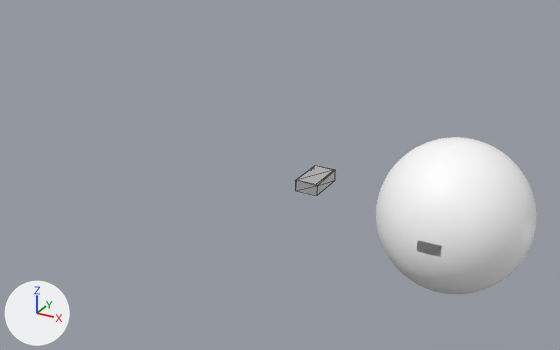
The glTF model sphere-with-door-hole.glb as it was, and as the next commit left it.
One viewpoint serves both versions: a 50 mm camera at (39.6, -150.4, 75.7) aimed at (-43.3, 0.3, 0.3). The axes (+X, +Y, +Z) are drawn at lower left. The lights are the same throughout. Mesh edges are drawn as thin lines on the coarser meshes. Where no turn or scale is listed for an object, it has been applied to the vertices. Vertices at the same position are counted once.

The first picture shows 'Handle.001', 'Sphere'.
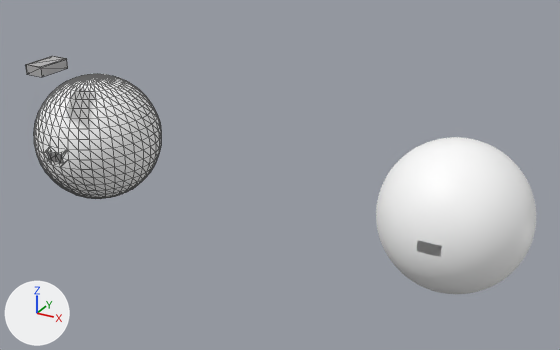
The newer file is also turned or shifted as a whole; pictures and numbers use the older file's frame.

Scene script edits in JSON lines:
```json
{"op": "add", "block": "mat_defaultmaterial_001", "code": ["mat_defaultmaterial_001 = bpy.data.materials.new('DefaultMaterial.001')", "mat_defaultmaterial_001.use_nodes = True; mat_defaultmaterial_001.node_tree.nodes.clear()", "_N = mat_defaultmaterial_001.node_tree.nodes; _L = mat_defaultmaterial_001.node_tree.links", "n0 = _N.new('ShaderNodeOutputMaterial'); n0.name = 'Material Output'", "n1 = _N.new('ShaderNodeBsdfPrincipled'); n1.name = 'Principled BSDF'", "n2 = _N.new('ShaderNodeVertexColor'); n2.name = 'Color Attribute'", "_L.new(n1.outputs[0], n0.inputs[0])  # 'BSDF' to 'Surface'", "_L.new(n2.outputs[0], n1.inputs[0])  # 'Color' to 'Base Color'"]}
{"block": "me_網格_001", "where": "me_網格_001.from_pydata(...)  # 12 vertices, 20 faces; spans x -2.5..2.5, y -20.1..-11.22, z -1.29..1.24"}
{"block": "me_網格_001", "where": "# used by ob_handle_001; location = (-26.0, 0.0, 9.0)"}
{"block": "me_網格_001", "change": "me_網格_001 part 1: the whole mesh is moved by (-73.72, 0.0, 14.69)"}
{"op": "add", "block": "me_sphere_001", "code": ["me_sphere_001 = bpy.data.meshes.new('Sphere.001')", "me_sphere_001.from_pydata(...)  # 715 vertices, 1416 faces; spans x -17.0..17.0, y -16.8..17.0, z -17.0..17.0", "me_sphere_001.materials.append(mat_defaultmaterial_001)"]}
{"op": "add", "block": "ob_sphere_001", "code": ["ob_sphere_001 = bpy.data.objects.new('Sphere.001', me_sphere_001)", "ob_sphere_001.location = (-99.7, 0.0, 0.0)"]}
```

Location of each change, [x1, y1, x2, y2] in pixels of the pictures (560 x 350 px):
```json
{"object": "Sphere.001", "change": "added", "after": [34, 74, 161, 199]}
{"object": "Handle.001", "change": "mesh moved", "before": [295, 165, 335, 196], "after": [26, 56, 68, 77]}
```
